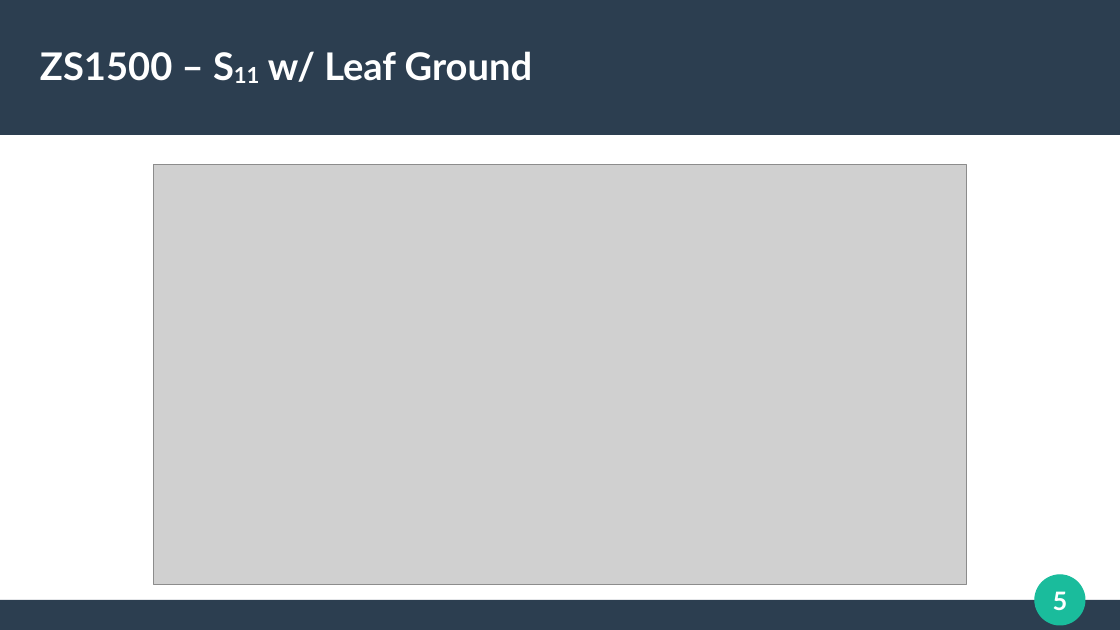
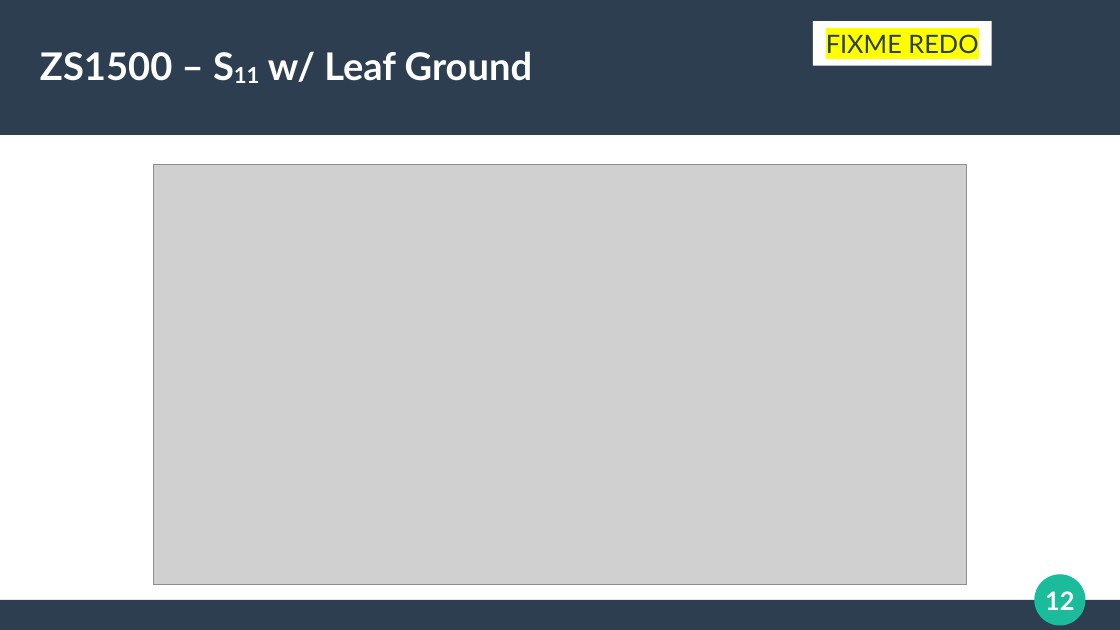
Before and after one commit to azonenberg/electronics-training, a slide deck: slide 12 of oscilloscope-probing/sec04-hiz-active.odp (slide 5 before the commit). Drawn at 1120x630 pixels with LibreOffice and Linux fonts; fonts in the diff are those of the drawing; grey boxes stand for pictures. Boxes give left, top, right and bottom in pixels: in the first picture for what was removed or moved away, otherwise in the second. Text is boxed around its words. In the diff, an @@ line names an element or a change of style, - is before the commit and + after.

```diff
--- a/oscilloscope-probing/sec04-hiz-active.odp
+++ b/oscilloscope-probing/sec04-hiz-active.odp
@@ rectangle added at bbox=[813, 21, 992, 66], fill #FFFFFF, 18 pt, text #2C3E50 @@
+FIXME REDO
@@ page number at bbox=[1045, 591, 1074, 610]: text changed @@
-5
+12
```
Also in this commit, not shown: 2 other slides changed, 9 slides added, 5 other files.
